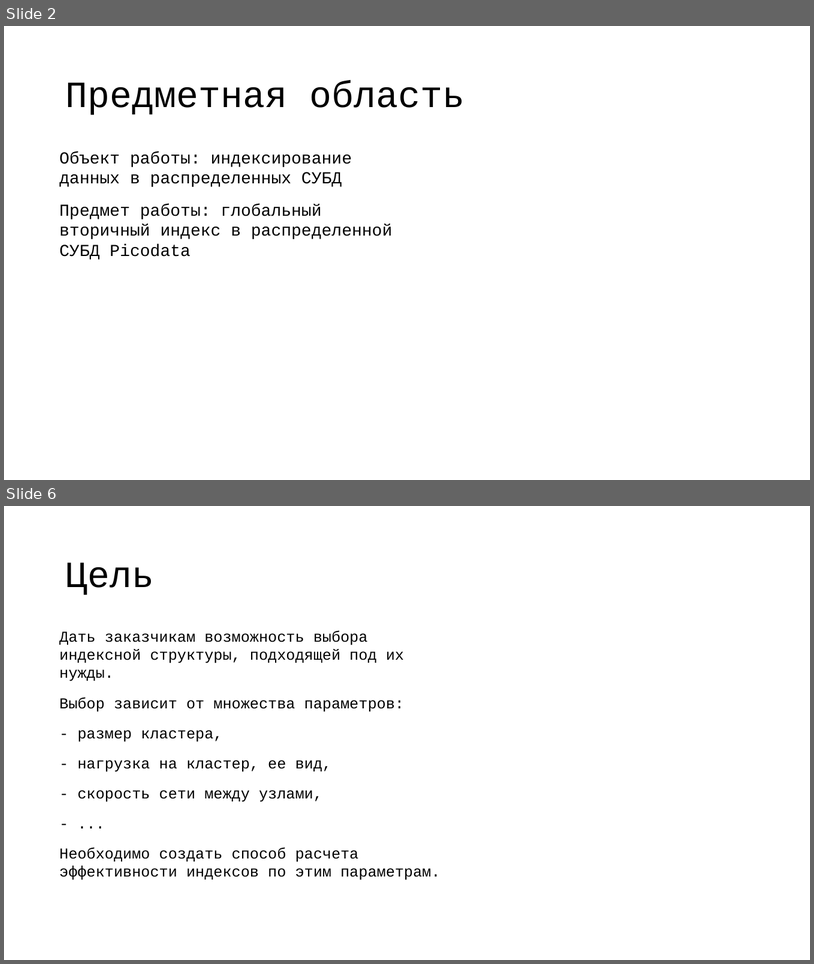
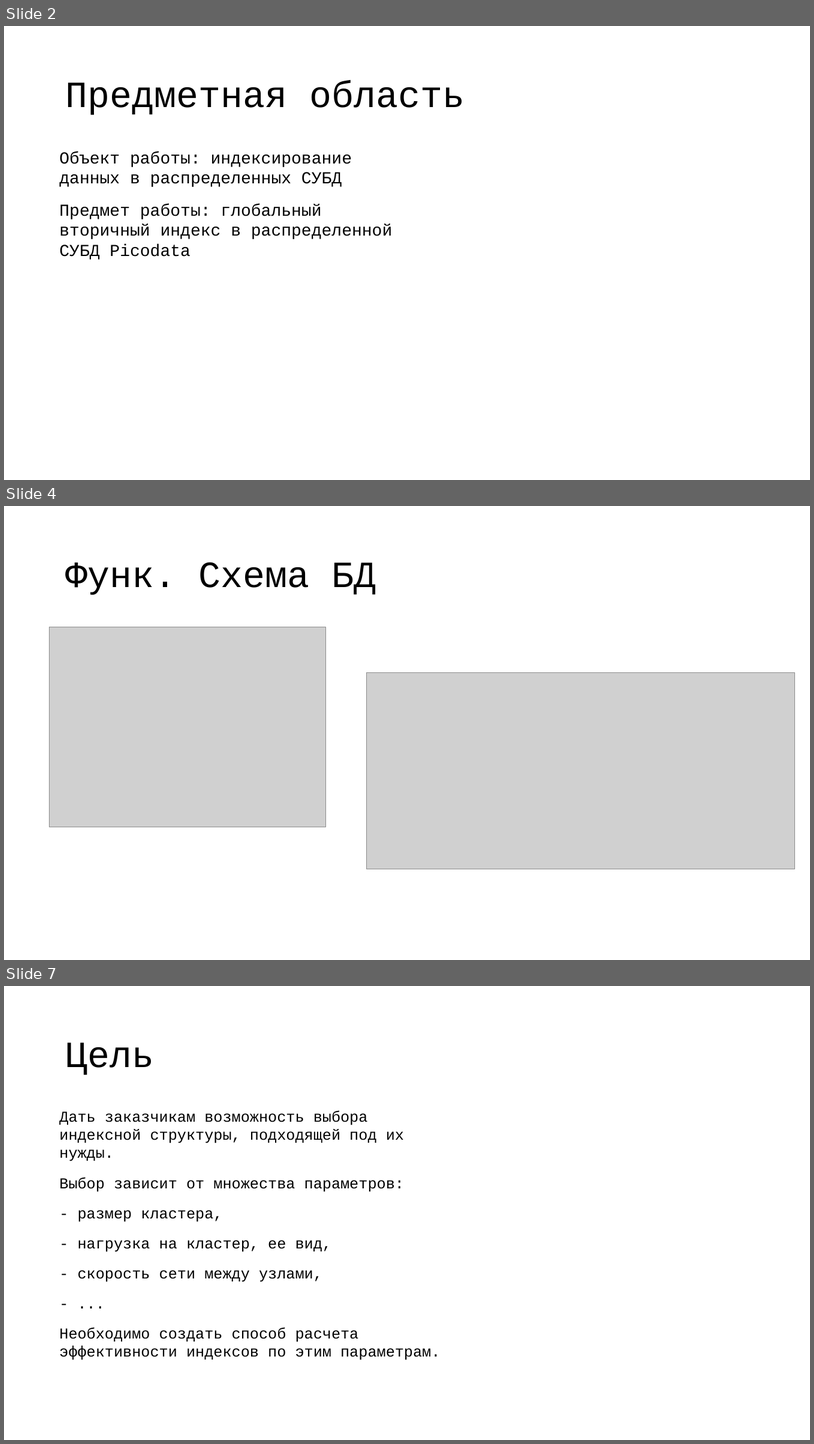
Before and after one commit to vitosotdihaet/pind, a slide deck: presentation.odp. Shown one above the other, each under a label of ours: slides 2 and 6 before the commit, slides 2, 4 and 7 after it; the slides between them are not shown. The pictures are 814x964 and 814x1444 pixels, drawn with LibreOffice and Linux fonts; fonts in the diff are those of the drawing; grey boxes stand for pictures. Boxes give left, top, right and bottom in pixels: in the first picture for what was removed or moved away, otherwise in the second. Text is boxed around its words. In the diff, an @@ line names an element or a change of style, - is before the commit and + after.

```diff
--- a/presentation.odp
+++ b/presentation.odp
@@ slide 4 added at (x1=4, y1=506, x2=810, y2=960), background #FFFFFF @@
@@ title added at (x1=66, y1=562, x2=376, y2=595), 44 pt, text #000000 @@
+Функ. Схема БД
@@ picture added at (x1=50, y1=627, x2=326, y2=827) @@
@@ picture added at (x1=367, y1=672, x2=795, y2=869) @@
@@ what was slide 6 is now slide 7 @@
```
Also in this commit, not shown: 7 slides changed, 2 other slides added, 2 other files.
